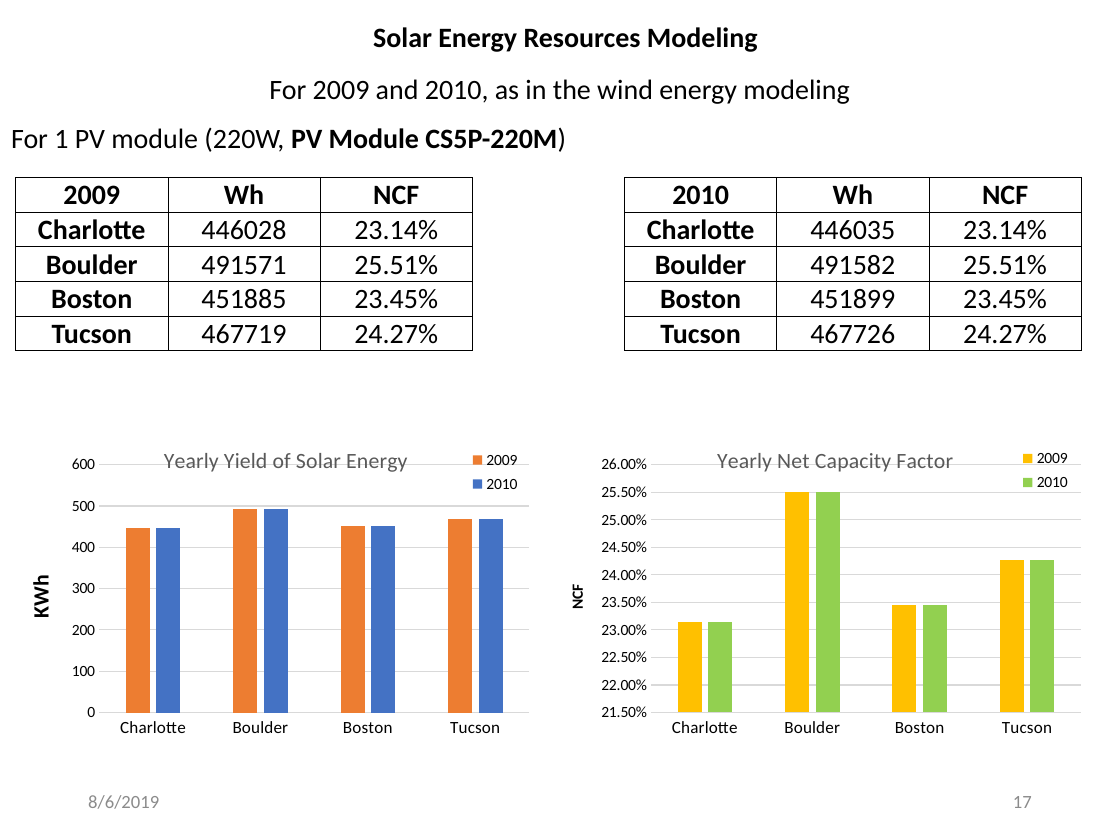
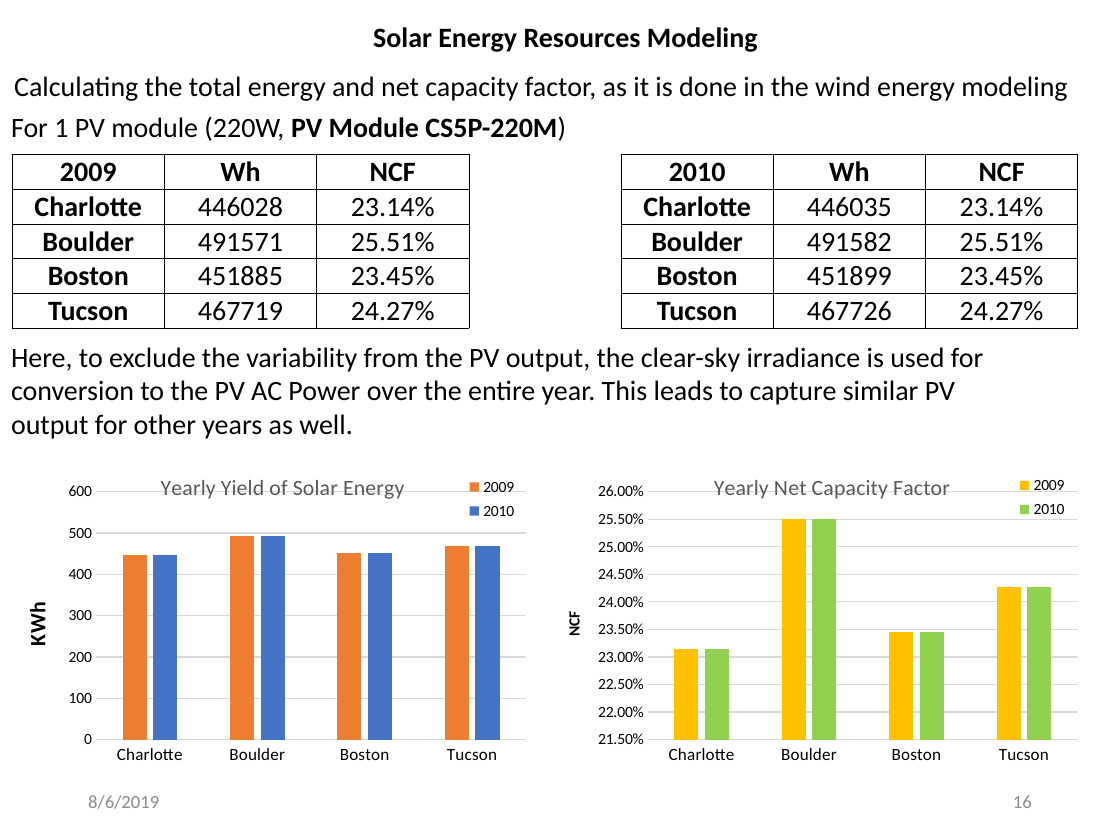
Before and after one commit to MohamedAbuella/Ascend-Analyticis-docs, a slide deck: slide 16 of wind_solar_time_series_analysis/Wind_Solar_Energy_Modeling_Analysis.pptx (slide 17 before the commit). Drawn at 1120x840 pixels with LibreOffice and Linux fonts; fonts in the diff are those of the drawing. Boxes give left, top, right and bottom in pixels: in the first picture for what was removed or moved away, otherwise in the second. Text is boxed around its words. In the diff, an @@ line names an element or a change of style, - is before the commit and + after.

```diff
--- a/wind_solar_time_series_analysis/Wind_Solar_Energy_Modeling_Analysis.pptx
+++ b/wind_solar_time_series_analysis/Wind_Solar_Energy_Modeling_Analysis.pptx
@@ text at (x1=14, y1=76, x2=1067, y2=101): text changed @@
-For 2009 and 2010, as in the wind energy modeling
+Calculating the total energy and net capacity factor, as it is done in the wind energy modeling
@@ text "For 1 PV module (220W, ..." moved from (x1=11, y1=127, x2=566, y2=152) to (x1=11, y1=116, x2=566, y2=141) @@
@@ table resized from (x1=16, y1=178, x2=1082, y2=556) to (x1=12, y1=155, x2=1079, y2=325) @@
@@ text added at (x1=11, y1=347, x2=983, y2=439), 18 pt, text #000000 @@
+Here, to exclude the variability from the PV output, the clear-sky irradiance is used for conversion to the PV AC Power over the entire year. This leads to capture similar PV output for other years as well.
@@ column chart moved from (x1=12, y1=428, x2=560, y2=753) to (x1=9, y1=456, x2=557, y2=781) @@
@@ column chart moved from (x1=564, y1=428, x2=1112, y2=753) to (x1=561, y1=456, x2=1109, y2=781) @@
@@ page number at (x1=1013, y1=795, x2=1032, y2=808): text changed @@
-17
+16
```
Also in this commit, not shown: 1 slide removed, 1 other file.
